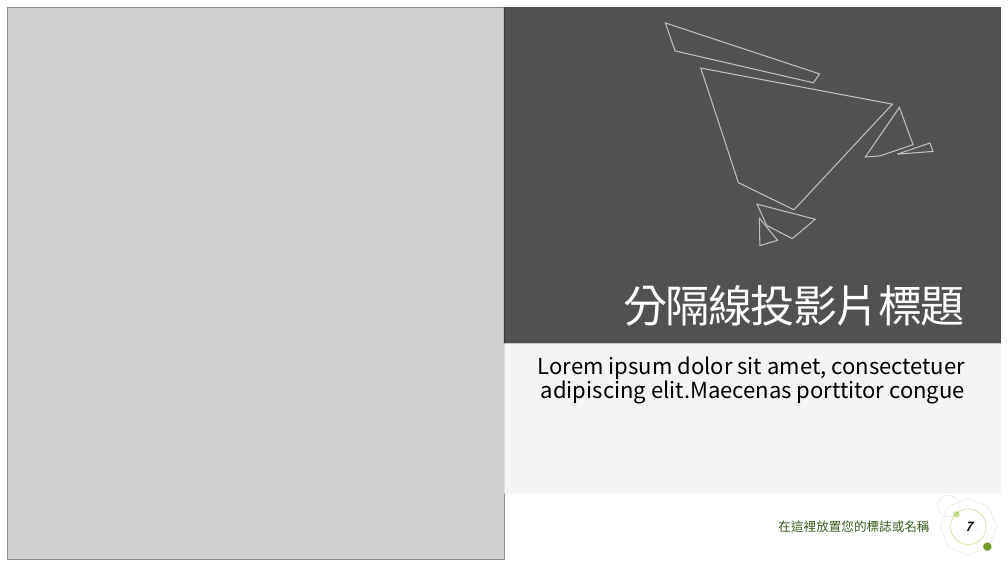
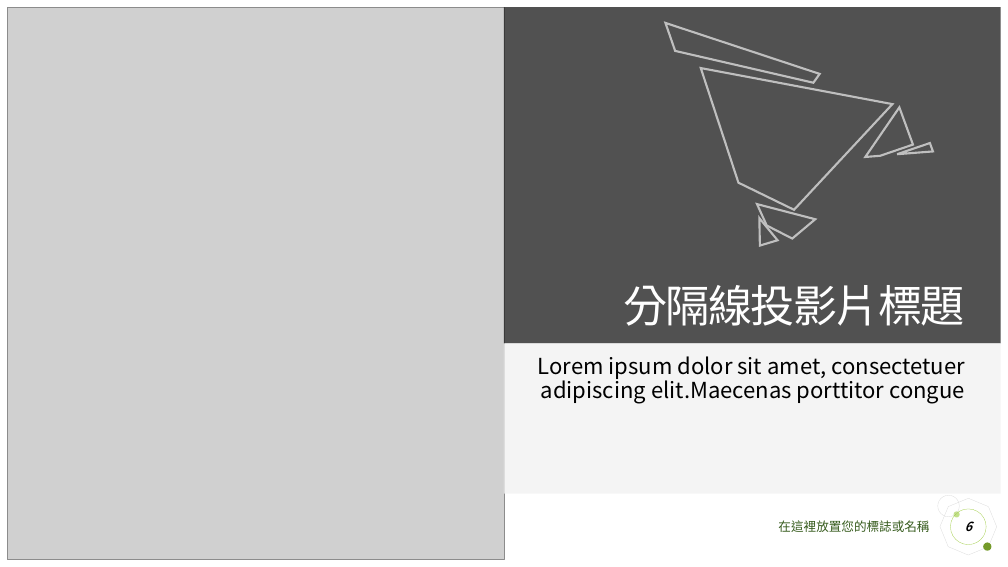
Before and after one commit to xrick/TeacherAssist_V2, a slide deck: slide 6 of backend/data/templates/modern_clean.pptx (slide 7 before the commit). Drawn at 1008x567 pixels with LibreOffice and Linux fonts; fonts in the diff are those of the drawing; grey boxes stand for pictures. Boxes give left, top, right and bottom in pixels: in the first picture for what was removed or moved away, otherwise in the second. Text is boxed around its words. In the diff, an @@ line names an element or a change of style, - is before the commit and + after.

```diff
--- a/backend/data/templates/modern_clean.pptx
+++ b/backend/data/templates/modern_clean.pptx
@@ freeform shape at [665, 0, 822, 121]: outline #BFBFBF 1 pt to #BFBFBF 2 pt; outline redrawn @@
@@ freeform shape at [701, 15, 915, 224]: outline #BFBFBF 1 pt to #BFBFBF 2 pt; outline redrawn @@
@@ outline #BFBFBF 1 pt to #BFBFBF 2 pt in 4 elements at [746, 218, 778, 251], [751, 192, 816, 244], [898, 134, 936, 164], [865, 102, 922, 169] @@
@@ octagon at [934, 493, 1002, 561]: proportions changed @@
@@ page number at [965, 521, 972, 531]: text changed @@
-7
+6
```
Also in this commit, not shown: 6 other slides changed, 11 slides removed, 39 other files.
